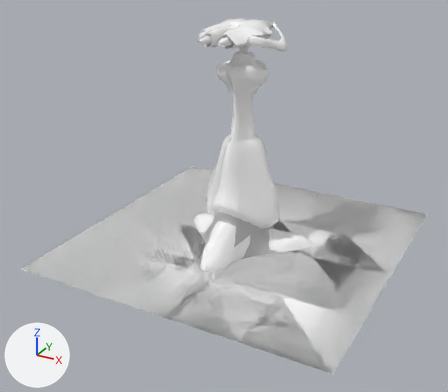
The FBX model FE_RM_Source/Hadean/Buildings/ebgt4g/ebgt4g00.fbx, before and after one commit.
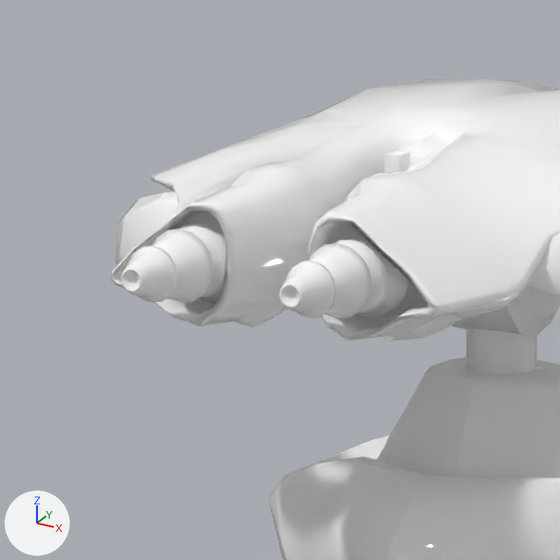
There are two pictures of each version: one whole from a camera (50 mm lens) standing at (0.268, -0.526, 0.309) and looking at (-0.005, -0.03, 0.061), one close up on the part from 41% to 56% of the width and 2% to 19% of the height. The lights are fixed; the arrows at lower left show +X, +Y and +Z. Where no turn or scale is listed for an object, it has been applied to the vertices. Vertices at the same position are counted once.

In view in the first close-up: 'gun_l', 'gun_r', 'light', 'mainbody', 'turret_x', 'turret_y'.
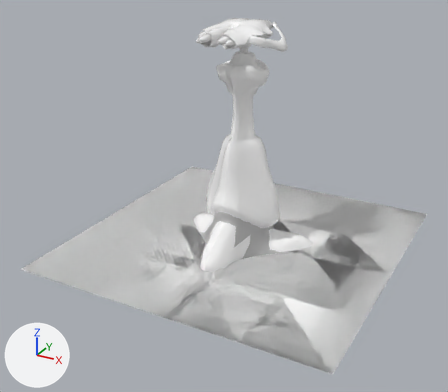
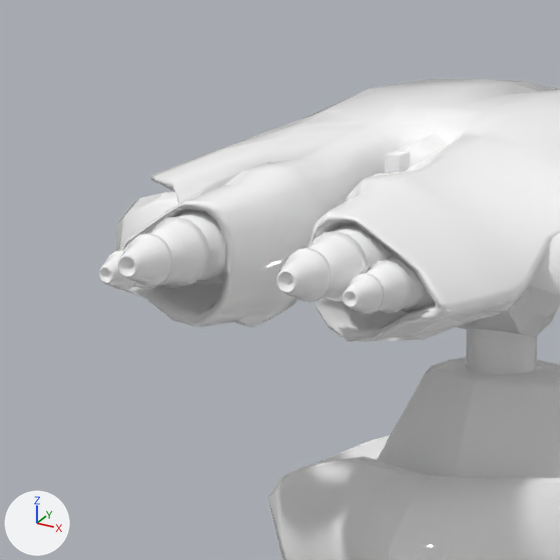
What differs and where, as boxes (x1, y1, x2, y2) in the close-ups (560 x 560 px; the box of a moved part takes in the faces that stretch with it):
'turret_x', reshaped: before (110, 78, 560, 341); after (116, 78, 560, 342)
'gun_l', mesh rescaled, moved: before (280, 226, 408, 319); after (277, 223, 393, 302)
'gun_r', mesh rescaled, moved: before (121, 211, 227, 303); after (118, 209, 226, 286)
'recoil_l2', added: after (342, 256, 433, 314)
'recoil_r2', added: after (99, 242, 183, 290)
part 1 of me_mesh_004, moved or reshaped: before (110, 159, 319, 327); after (120, 159, 319, 327)
part 2 of me_mesh_004, moved or reshaped: before (327, 170, 549, 341); after (327, 170, 549, 342)

The edits, one by one:
me_mesh_005 has 321 vertices, 320 faces and spans x -0.0048..0.0048, y -0.0159..0.0004, z -0.0048..0.0048.
me_mesh_005 is used by ob_gun_r; location (-0.0092, -0.0488, 0.2166).
me_mesh_005 part 4: the whole mesh is scaled about the mesh origin by (0.933, 1.05, 0.933).
me_mesh_007 has 321 vertices, 320 faces and spans x -0.0048..0.0048, y -0.0159..0.0004, z -0.0048..0.0048.
me_mesh_007 is used by ob_gun_l; location (0.0092, -0.0488, 0.2166).
me_mesh_007 part 3: the whole mesh is scaled about the mesh origin by (0.933, 1.05, 0.933).
me_mesh_004 has 846 vertices, 878 faces and spans x -0.0434..0.0434, y -0.0531..0.0422, z -0.0066..0.0185.
me_mesh_004 is used by ob_turret_x; location (0.0, 0.0003, 0.2098).
me_mesh_004 part 1: 65 of 846 vertices moved; they spanned x -0.0221..-0.0041, y -0.0531..-0.0385, z -0.0008..0.0149 and now span x -0.0222..-0.0042, y -0.0531..-0.0385, z -0.001..0.0149; mean shift (-0.0003, 0.0, 0.0); largest move (-0.0128, -0.0521, 0.0102) -> (-0.0138, -0.0521, 0.0108).
me_mesh_004 part 2: 54 of 846 vertices moved; they spanned x 0.0086..0.0221, y -0.0531..-0.0385, z -0.0008..0.0133 and now span x 0.0086..0.0227, y -0.0531..-0.0385, z -0.001..0.0134; mean shift (0.0004, 0.0, 0.0); largest move (0.0171, -0.0445, 0.0079) -> (0.0181, -0.0445, 0.0086).
Mesh me_mesh_013_1 is new.
It has 321 vertices, 320 faces and spans x -0.00336..0.00336, y -0.01259..0.00035, z -0.00338..0.00338.
It uses material mat_tech (its picture is missing).
Object 'gun_r' (ob_gun_r) moves from (-0.0092, -0.0488, 0.2166) to (-0.0092, -0.0488, 0.2181).
Object 'gun_l' (ob_gun_l) moves from (0.0092, -0.0488, 0.2166) to (0.0092, -0.0488, 0.2181).
Object 'recoil_l2' (ob_recoil_l2) is new; it shows me_mesh_013_1.
Its location is (0.0142, -0.0488, 0.2162).
Object 'recoil_r2' (ob_recoil_r2) is new; it shows a copy of me_mesh_013_1.
Its location is (-0.0142, -0.0488, 0.2162).
